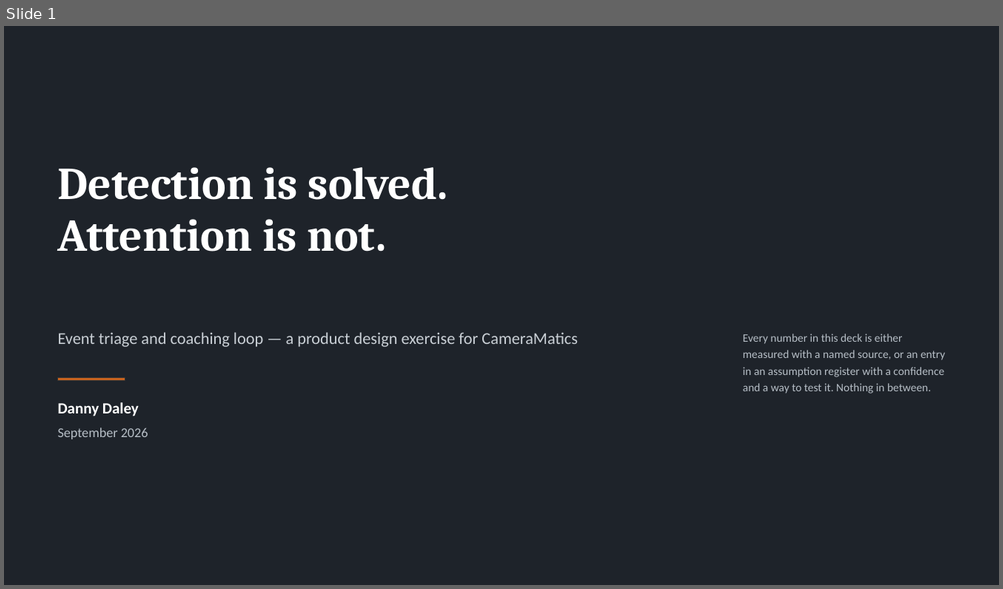
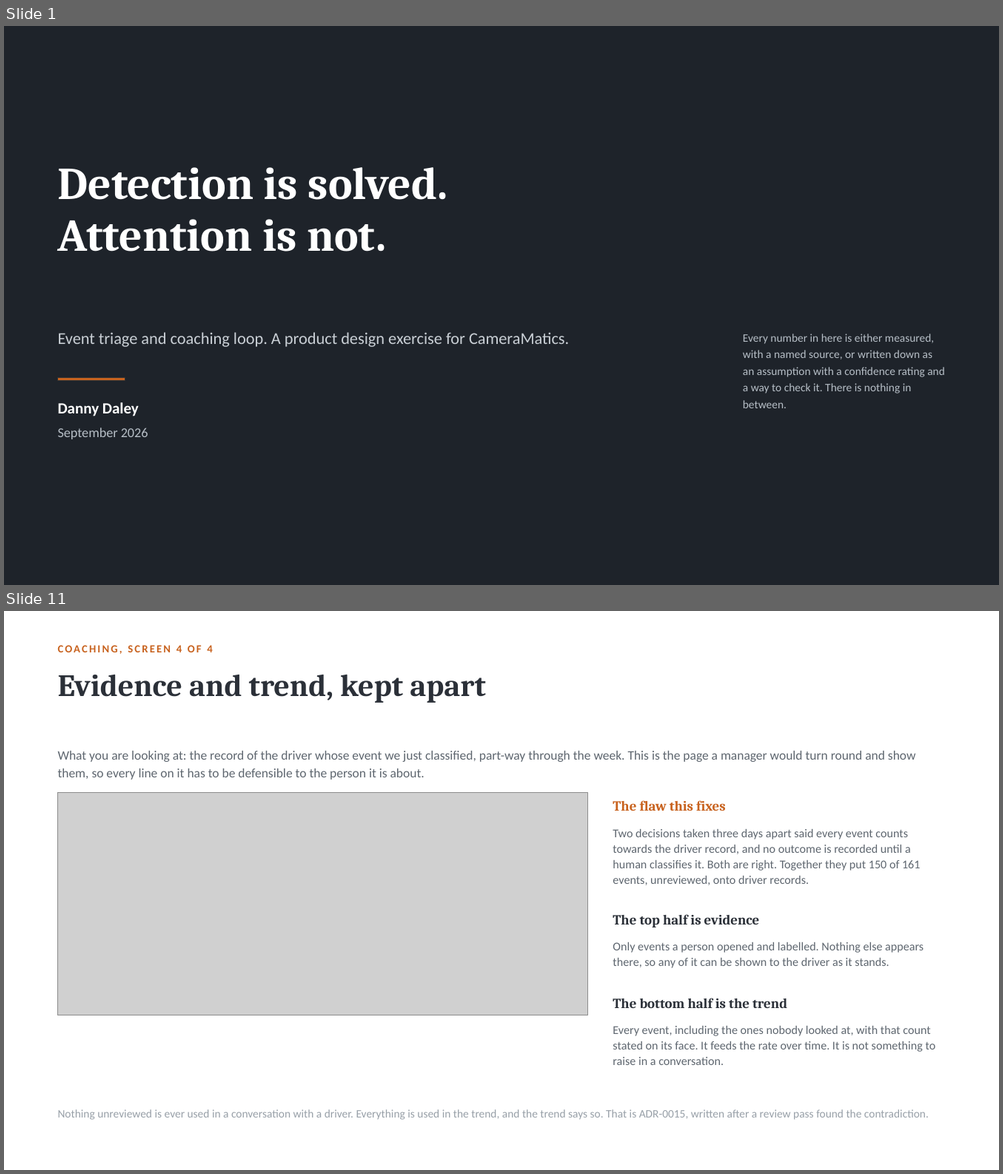
Before and after one commit to dannydaley76/cameramatics-product-brain, a slide deck: Claude outputs/cameramatics-danny-daley.pptx. Shown one above the other, each under a label of ours: slide 1 before the commit, slides 1 and 11 after it; the slides between them are not shown. The pictures are 1003x589 and 1003x1174 pixels, drawn with LibreOffice and Linux fonts; fonts in the diff are those of the drawing; grey boxes stand for pictures. Boxes give left, top, right and bottom in pixels: in the first picture for what was removed or moved away, otherwise in the second. Text is boxed around its words. In the diff, an @@ line names an element or a change of style, - is before the commit and + after.

```diff
--- a/Claude outputs/cameramatics-danny-daley.pptx
+++ b/Claude outputs/cameramatics-danny-daley.pptx
@@ slide 11 added at box(4, 611, 999, 1170), background #FFFFFF @@
@@ text added at box(58, 645, 212, 654), 10.5 pt, text #C8621E, bold @@
+COACHING, SCREEN 4 OF 4
@@ text added at box(58, 675, 485, 703), 30 pt, text #2B3038, bold @@
+Evidence and trend, kept apart
@@ text added at box(58, 751, 916, 780), 12.5 pt, text #5E666F @@
+What you are looking at: the record of the driver whose event we just classified, part-way through the week. This is the page a manager would turn round and show them, so every line on it has to be defensible to the person it is about.
@@ picture added at box(58, 793, 587, 1015) @@
@@ text added at box(612, 800, 726, 811), 13.5 pt, text #C8621E, bold @@
+The flaw this fixes
@@ text added at box(612, 829, 919, 886), 11.5 pt, text #5E666F @@
+Two decisions taken three days apart said every event counts towards the driver record, and no outcome is recorded until a human classifies it. Both are right. Together they put 150 of 161 events, unreviewed, onto driver records.
@@ text added at box(612, 914, 760, 928), 13.5 pt, text #2B3038, bold @@
+The top half is evidence
@@ text added at box(612, 943, 923, 968), 11.5 pt, text #5E666F @@
+Only events a person opened and labelled. Nothing else appears there, so any of it can be shown to the driver as it stands.
@@ text added at box(612, 998, 787, 1008), 13.5 pt, text #2B3038, bold @@
+The bottom half is the trend
@@ text added at box(612, 1026, 936, 1065), 11.5 pt, text #5E666F @@
+Every event, including the ones nobody looked at, with that count stated on its face. It feeds the rate over time. It is not something to raise in a conversation.
@@ text added at box(58, 1110, 928, 1120), 11 pt, text #98A0A8 @@
+Nothing unreviewed is ever used in a conversation with a driver. Everything is used in the trend, and the trend says so. That is ADR-0015, written after a review pass found the contradiction.
@@ slide 1 changed as well @@
@@ text at box(58, 332, 569, 347): text changed @@
-Event triage and coaching loop — a product design exercise for CameraMatics
+Event triage and coaching loop. A product design exercise for CameraMatics.
@@ text at box(743, 334, 945, 409): text changed @@
-Every number in this deck is either measured with a named source, or an entry in an assumption register with a confidence and a way to test it. Nothing in between.
+Every number in here is either measured, with a named source, or written down as an assumption with a confidence rating and a way to check it. There is nothing in between.
```
Also in this commit, not shown: 14 other slides changed, 4 other slides added, 6 slides removed, 1 other file.
